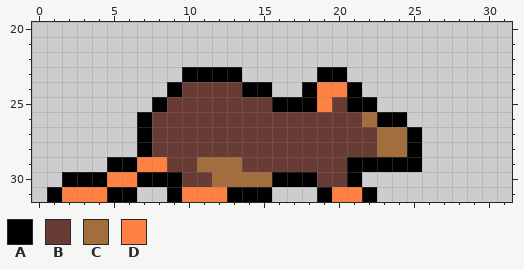
Two states of a pixel-art sprite, Project1/Content/walk_rat_4.png. Above is the file before it was changed.
The file is 32x32 pixels. Shown: x 0..31, y 20..31.
Palette (. is transparent): A #000000  B #683c34  C #a36d3e  D #ff8142
Pixels before, first column x 1:
23 .........AAAA.....AA.....
24 ........ABBBBAA..ADDA....
25 .......ABBBBBBBAAADBAA...
26 ......ABBBBBBBBBBBBBBCAA.
27 ......ABBBBBBBBBBBBBBBCCA
28 ......ABBBBBBBBBBBBBBBCCA
29 ....AADDBBCCCBBBBBBBAAAAA
30 .AAADDAAABBCCCCAAABBA....
31 ADDDAA..ADDDAAA...ADDA...
The result:
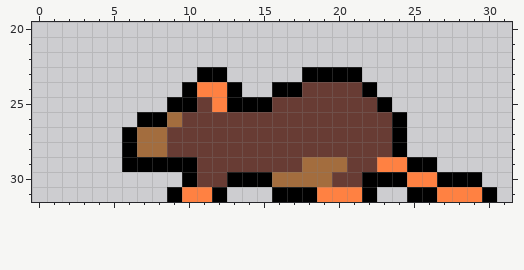
The edit:
Changed rows in their new state; - is an unchanged pixel.
first column x 1:
23 ---------.--.----A--A---------
24 --------.ADDA..AABBBBA--------
25 -------.AA-DAAABBBB-BBA-------
26 -------AC------------BB-------
27 -----ACC--------------BA.-----
28 -----ACC--------------BA.-----
29 ----.-AAAABBB----CCCBBDD-A----
30 -........A-BAAACCCC-BAAADDAAA-
31 ......-----A...AAAD-----AADDDA
Pixel boxes of the changes (left, top, right, bottom) in both pictures:
changed: (47, 67, 497, 202)
